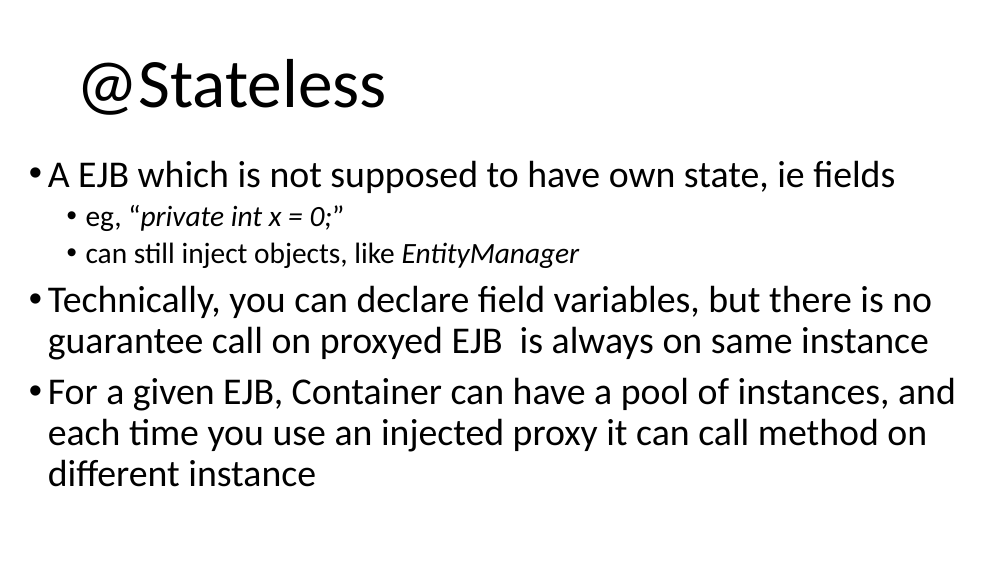
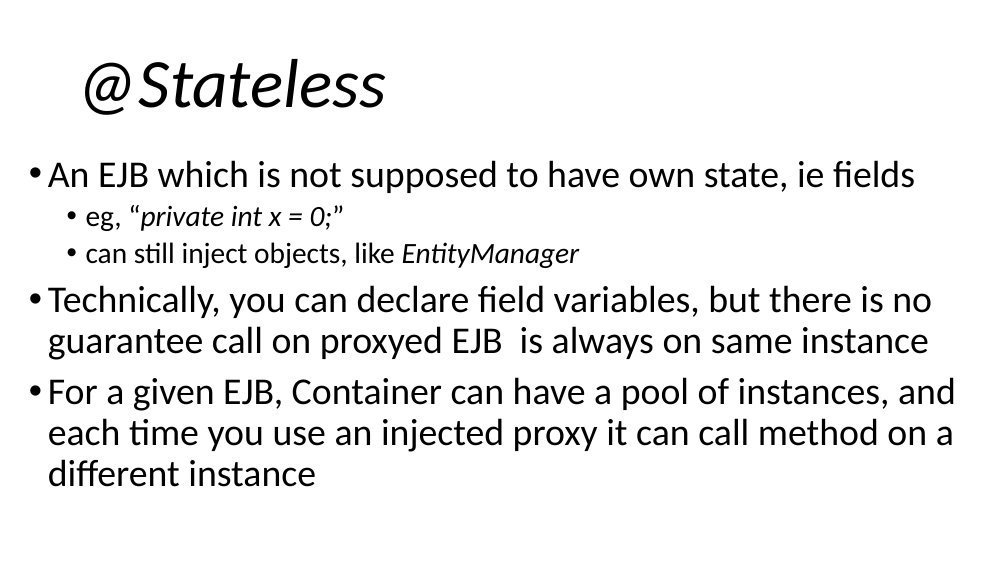
Before and after one commit to arcuri82/testing_security_development_enterprise_systems, a slide deck: slide 4 of doc/intro/slides/lesson_05_ejb.pptx. Drawn at 1008x567 pixels with LibreOffice and Linux fonts; fonts in the diff are those of the drawing. Boxes give left, top, right and bottom in pixels: in the first picture for what was removed or moved away, otherwise in the second. Text is boxed around its words. In the diff, an @@ line names an element or a change of style, - is before the commit and + after.

Commit message:
updated slides for les 05

```diff
--- a/doc/intro/slides/lesson_05_ejb.pptx
+++ b/doc/intro/slides/lesson_05_ejb.pptx
@@ title "@Stateless" at (77,59,386,115): italic on @@
@@ text at (48,160,915,193): text changed @@
-• A EJB which is not supposed to have own state, ie fields
+• An EJB which is not supposed to have own state, ie fields
@@ text at (48,377,956,487): text changed @@
-• For a given EJB, Container can have a pool of instances, and each time you use an injected proxy it can call method on different instance
+• For a given EJB, Container can have a pool of instances, and each time you use an injected proxy it can call method on a different instance
```
Also in this commit, not shown: 5 other slides changed, 1 slide added, 1 other file.
